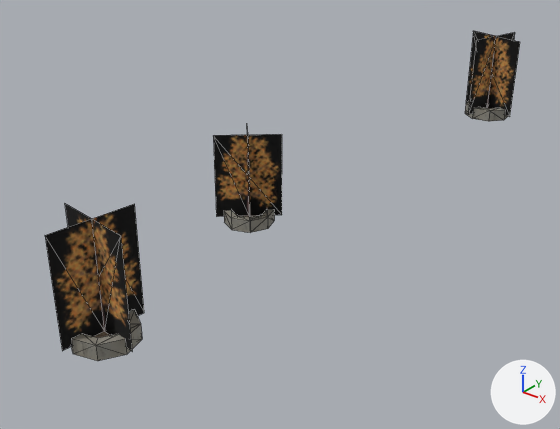
The OBJ model examples/vehicle-playground/res/models/urban/procgen-procpain-tree-park-large-xm3z0.obj: old version first, new version second.
Before and after are seen from a camera (50 mm lens) standing at (54.0, -46.9, 25.4) and looking at (20.7, -5.4, -0.4). The lights are fixed; the arrows at lower right show +X, +Y and +Z. The older version comes first. Mesh edges are drawn as thin lines. Where no turn or scale is listed for an object, it has been applied to the vertices. Vertices at exactly the same position are counted once.

In view in the first picture: 'procgen-procpain-tree-park-large-xm3z0'.
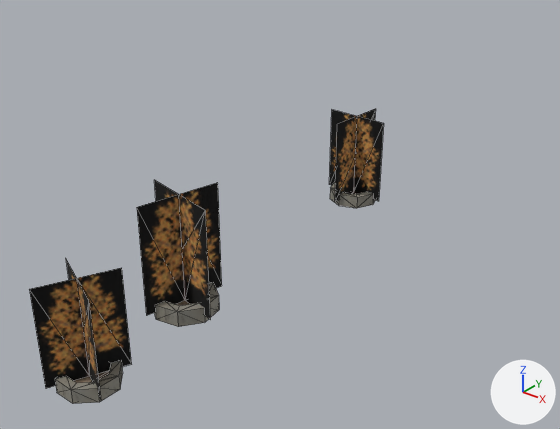
The change, as a diff of the scene's bpy script:
```diff
--- a/examples/vehicle-playground/res/models/urban/procgen-procpain-tree-park-large-xm3z0.obj.py
+++ b/examples/vehicle-playground/res/models/urban/procgen-procpain-tree-park-large-xm3z0.obj.py
@@ me_procgen_procpain_tree_park_large_xm3z0 @@
 # used by ob_procgen_procpain_tree_park_large_xm3z0; location = (0.0, 0.0, 0.0)
-me_procgen_procpain_tree_park_large_xm3z0.from_pydata(...)  # 126 vertices, 204 faces; spans x 18.3..26.2, y -27.3..28.3, z 0.0..8.0
+me_procgen_procpain_tree_park_large_xm3z0.from_pydata(...)  # 126 vertices, 204 faces; spans x 21.4..28.1, y -29.8..2.3, z 0.0..7.5
+# me_procgen_procpain_tree_park_large_xm3z0 part 1: the loose piece of 10 vertices spanning x 20.9..26.2, y -27.3..-22.0, z 0.5..7.5 is turned -17.2 degrees about the z axis through its middle and scaled by 0.834, then moved by (2.5, -3.1, -0.7)
+# me_procgen_procpain_tree_park_large_xm3z0 part 2: the loose piece of 10 vertices spanning x 20.3..25.8, y 22.8..28.3, z 0.5..8.0 is turned -78.2 degrees about the z axis through its middle and scaled by 0.843, then moved by (0.8, -25.6, -0.7)
+# me_procgen_procpain_tree_park_large_xm3z0 part 3: the loose piece of 10 vertices spanning x 18.4..21.9, y -10.0..-6.5, z 0.5..6.7 is turned 125.2 degrees about the z axis through its middle and scaled by 1.11, then moved by (4.6, -11.3, 0.4)
+# me_procgen_procpain_tree_park_large_xm3z0 part 4: the loose piece of 32 vertices spanning x 21.5..25.6, y -26.7..-22.6, z 0.0..1.0 is turned -17.2 degrees about the z axis through its middle and scaled by 0.834, then moved by (2.5, -3.1, -0.1)
+# me_procgen_procpain_tree_park_large_xm3z0 part 5: the loose piece of 32 vertices spanning x 20.9..25.1, y 23.4..27.7, z 0.0..1.1 is turned -78.2 degrees about the z axis through its middle and scaled by 0.843, then moved by (0.8, -25.6, -0.1)
+# me_procgen_procpain_tree_park_large_xm3z0 part 6: the loose piece of 32 vertices spanning x 18.3..22.0, y -10.1..-6.4, z 0.0..0.9 is turned 125.2 degrees about the z axis through its middle and scaled by 1.11, then moved by (4.6, -11.3, 0.1)
 me_procgen_procpain_tree_park_large_xm3z0.materials.append(mat_treea)
```

What differs and where, as boxes [x1, y1, x2, y2] in the pictures (560 x 429 px; the box of a moved part takes in the faces that stretch with it):
'procgen-procpain-tree-park-large-xm3z0', reshaped (25% narrower, 11% shorter)
    before: [45, 31, 520, 361]
    after: [29, 109, 384, 404]
part 1 of me_procgen_procpain_tree_park_large_xm3z0, moved or reshaped
    before: [45, 204, 144, 351]
    after: [29, 259, 132, 400]
part 2 of me_procgen_procpain_tree_park_large_xm3z0, moved or reshaped
    before: [466, 31, 520, 116]
    after: [329, 109, 384, 202]
part 3 of me_procgen_procpain_tree_park_large_xm3z0, moved or reshaped
    before: [213, 132, 282, 217]
    after: [137, 180, 222, 319]
part 4 of me_procgen_procpain_tree_park_large_xm3z0, moved or reshaped
    before: [71, 309, 142, 361]
    after: [55, 360, 123, 404]
part 5 of me_procgen_procpain_tree_park_large_xm3z0, moved or reshaped
    before: [465, 100, 508, 121]
    after: [330, 182, 375, 208]
part 6 of me_procgen_procpain_tree_park_large_xm3z0, moved or reshaped
    before: [224, 209, 274, 233]
    after: [155, 282, 219, 327]
